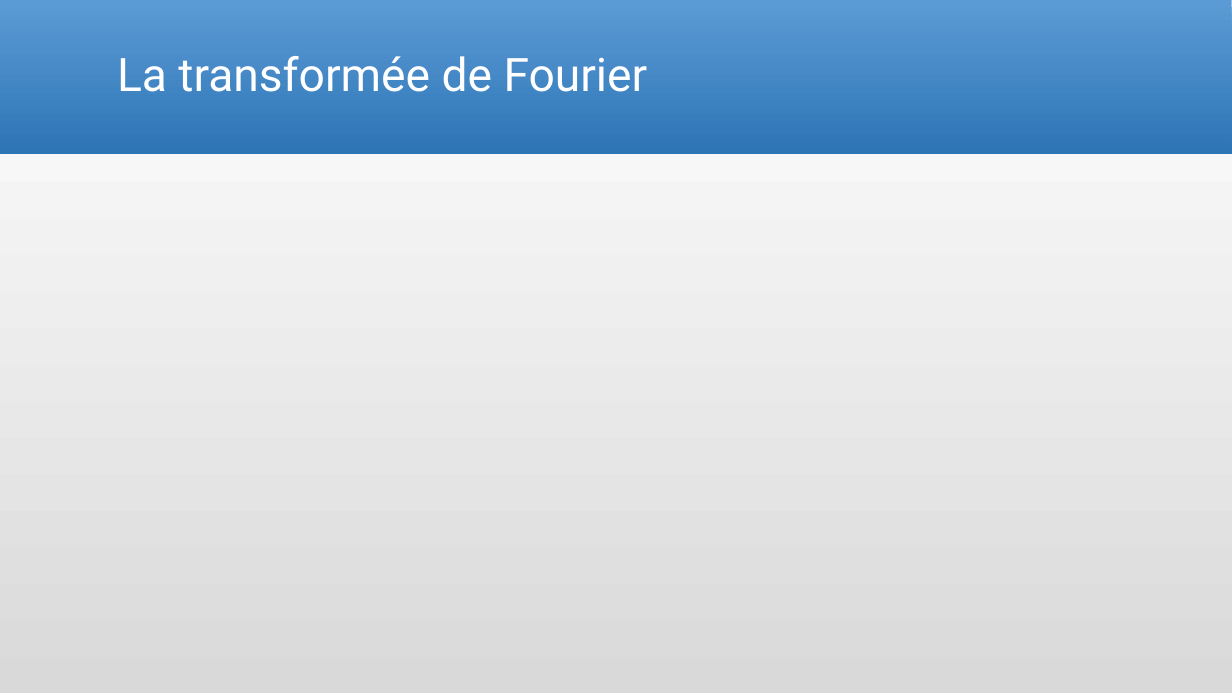
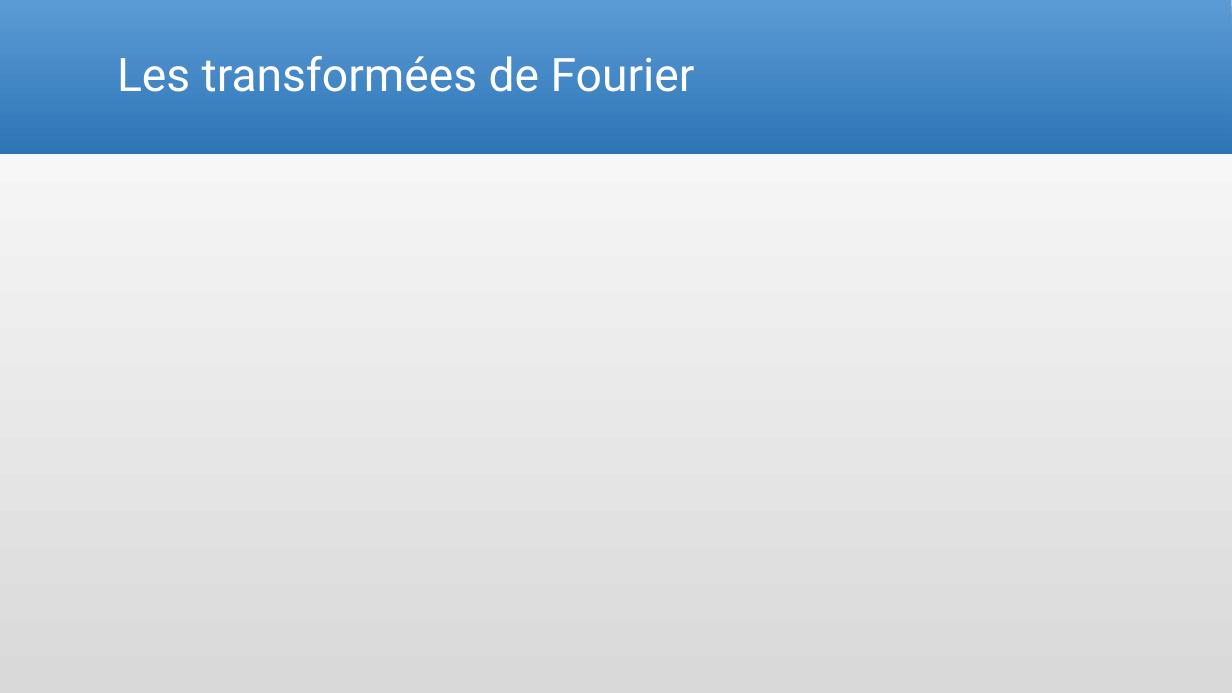
Before and after one commit to Arcyno/analyse_spectrale, a slide deck: slide 10 of Analyse spectrale_etienne.pptx. Drawn at 1232x693 pixels with LibreOffice and Linux fonts; fonts in the diff are those of the drawing; grey boxes stand for pictures. Boxes give left, top, right and bottom in pixels: in the first picture for what was removed or moved away, otherwise in the second. Text is boxed around its words. In the diff, an @@ line names an element or a change of style, - is before the commit and + after.

```diff
--- a/Analyse spectrale_etienne.pptx
+++ b/Analyse spectrale_etienne.pptx
@@ title at bbox=[117, 56, 695, 92]: text changed @@
-La transformée de Fourier
+Les transformées de Fourier
```
Also in this commit, not shown: 4 other slides changed, 2 slides added.
